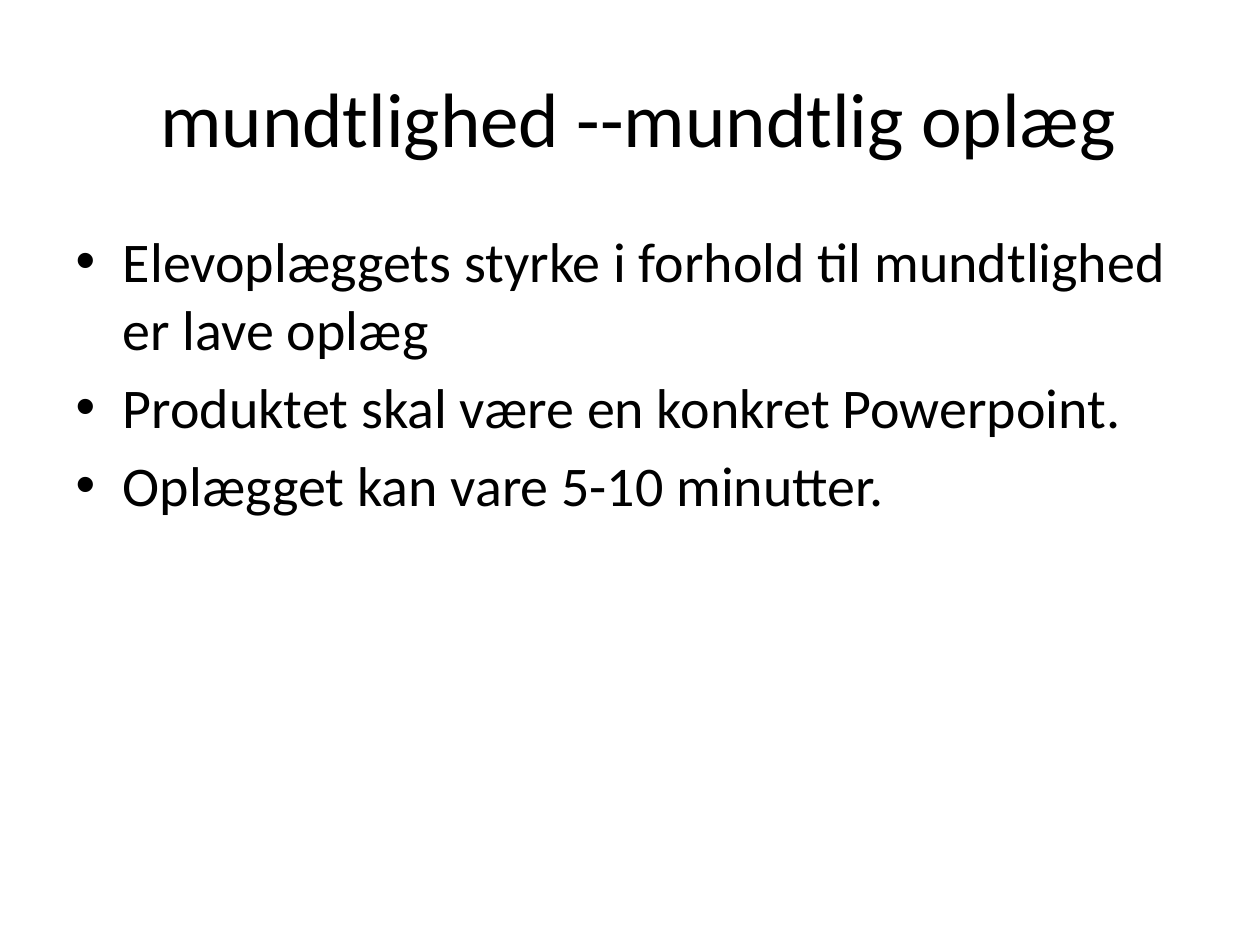
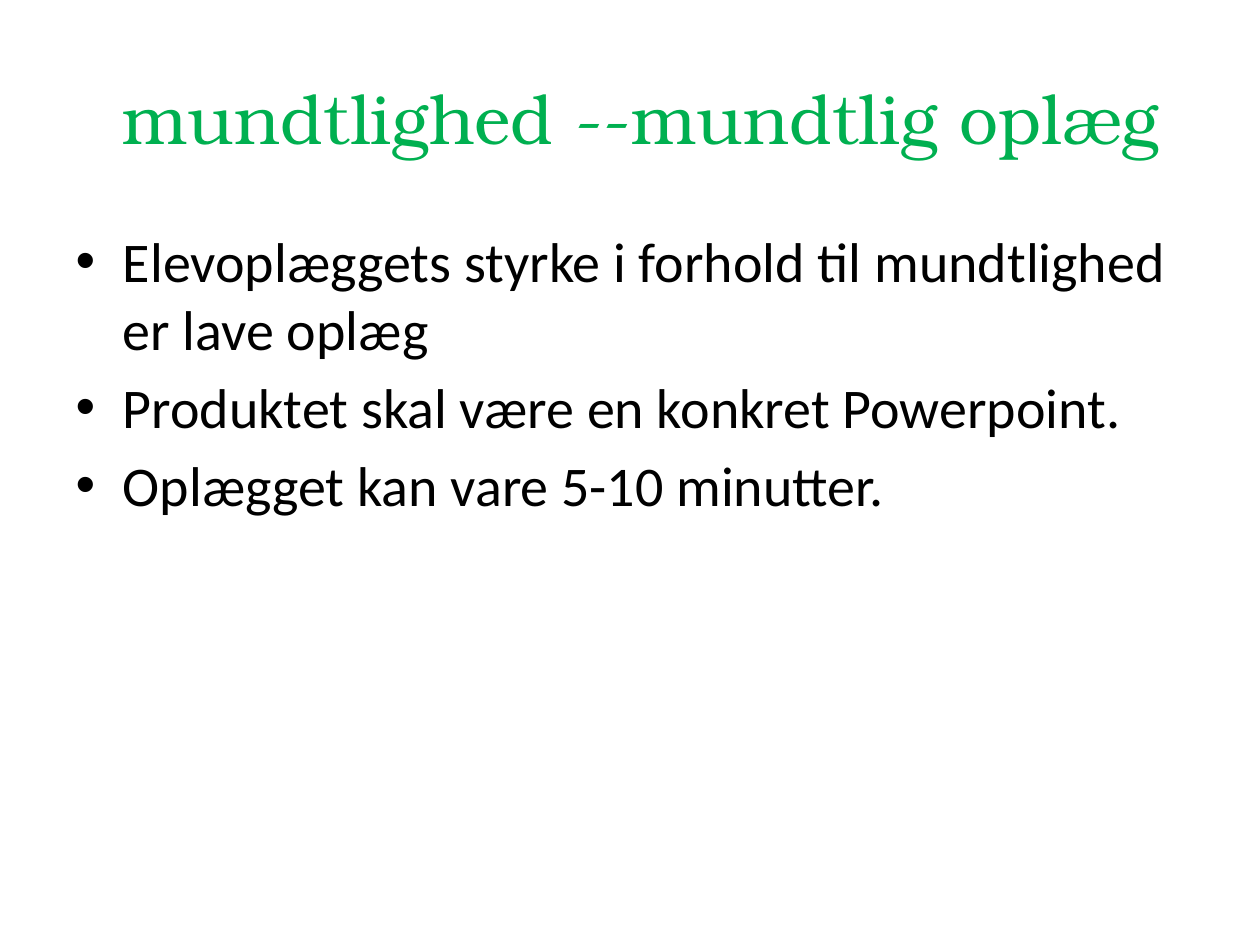
Before and after one commit to xbibogo/MMD24, a slide deck: slide 14 of Skriftlighed_og_mundtlighed.pptx (slide 13 before the commit). Drawn at 1260x945 pixels with LibreOffice and Linux fonts; fonts in the diff are those of the drawing. Boxes give left, top, right and bottom in pixels: in the first picture for what was removed or moved away, otherwise in the second. Text is boxed around its words. In the diff, an @@ line names an element or a change of style, - is before the commit and + after.

```diff
--- a/Skriftlighed_og_mundtlighed.pptx
+++ b/Skriftlighed_og_mundtlighed.pptx
@@ title "mundtlighed --mundtlig oplæg" at bbox=[123, 94, 1160, 160]: size 44 to 39.6 pt, font Calibri to TeX Gyre Bonum, text colour #000000 to #00B050 @@
```
Also in this commit, not shown: 9 other slides changed, 1 slide added.
